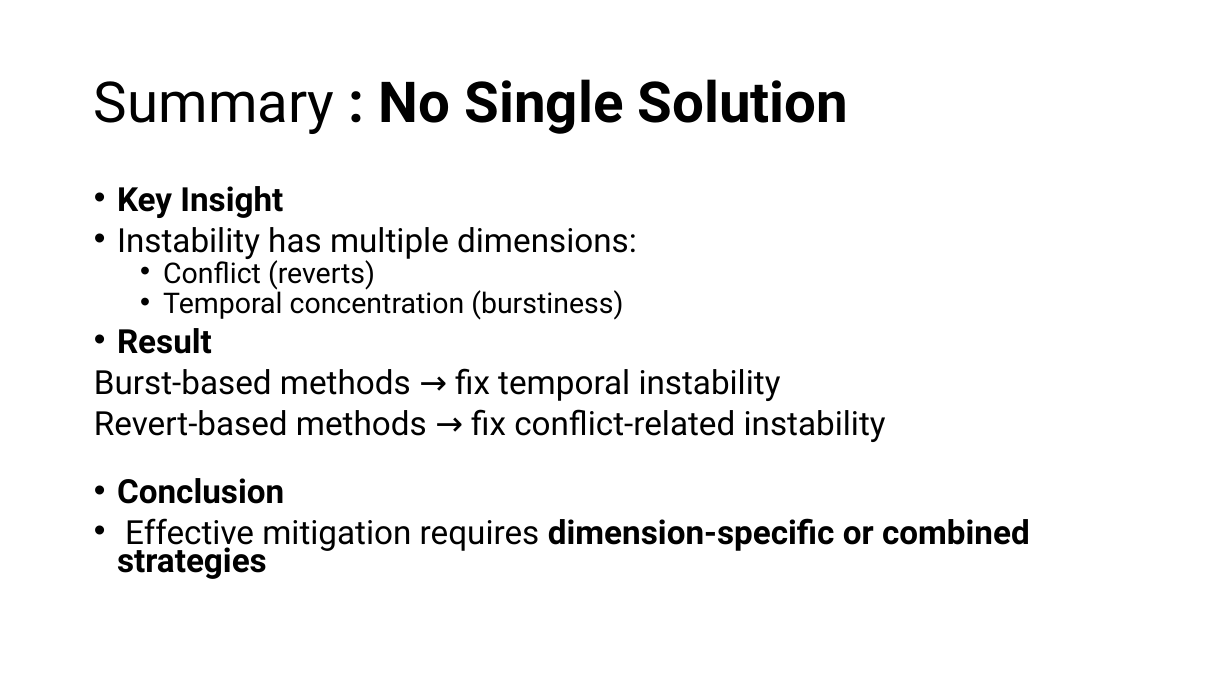
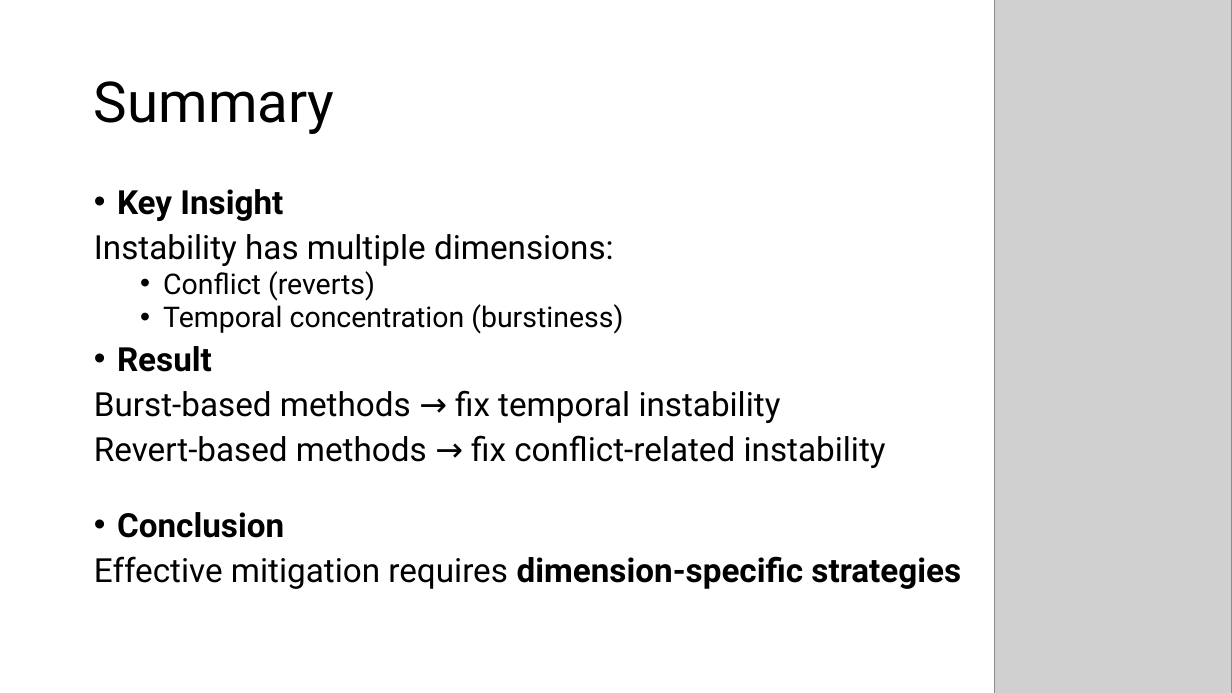
Before and after one commit to anjuyamada/wiki-assignment, a slide deck: slide 21 of Presentation Slide.pptx (slide 13 before the commit). Drawn at 1232x693 pixels with LibreOffice and Linux fonts; fonts in the diff are those of the drawing; grey boxes stand for pictures. Boxes give left, top, right and bottom in pixels: in the first picture for what was removed or moved away, otherwise in the second. Text is boxed around its words. In the diff, an @@ line names an element or a change of style, - is before the commit and + after.

```diff
--- a/Presentation Slide.pptx
+++ b/Presentation Slide.pptx
@@ picture added at box(995, 0, 1232, 693) @@
@@ title at box(94, 81, 335, 134): text changed; bold off @@
-Summary : No Single Solution
+Summary
@@ text at box(94, 189, 886, 538): line spacing 0.7 to 0.8; bullet • to none @@
@@ text at box(94, 556, 961, 589): text changed @@
-• Effective mitigation requires dimension-specific or combined strategies
+Effective mitigation requires dimension-specific strategies
```
Also in this commit, not shown: 11 other slides changed, 8 slides added, 10 other files.
